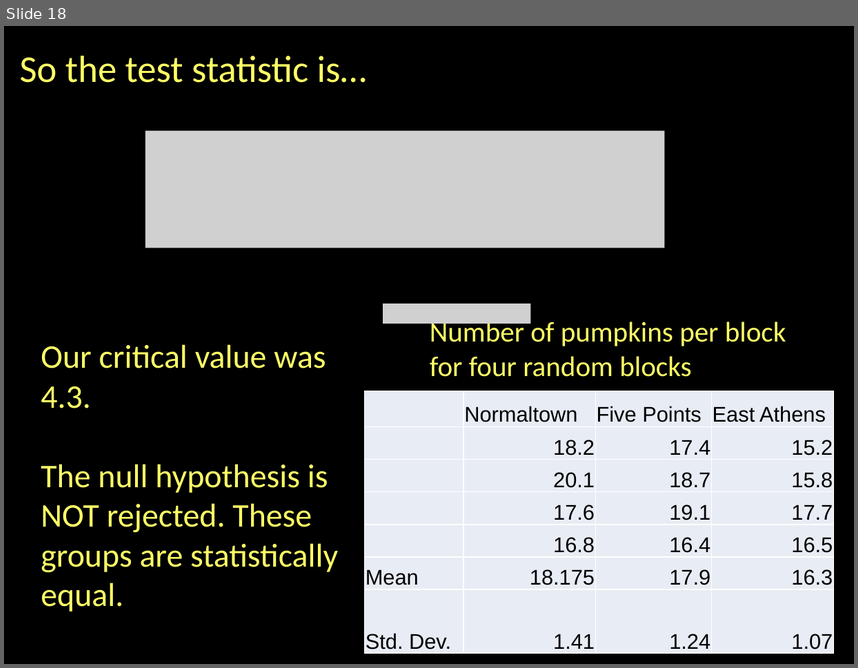
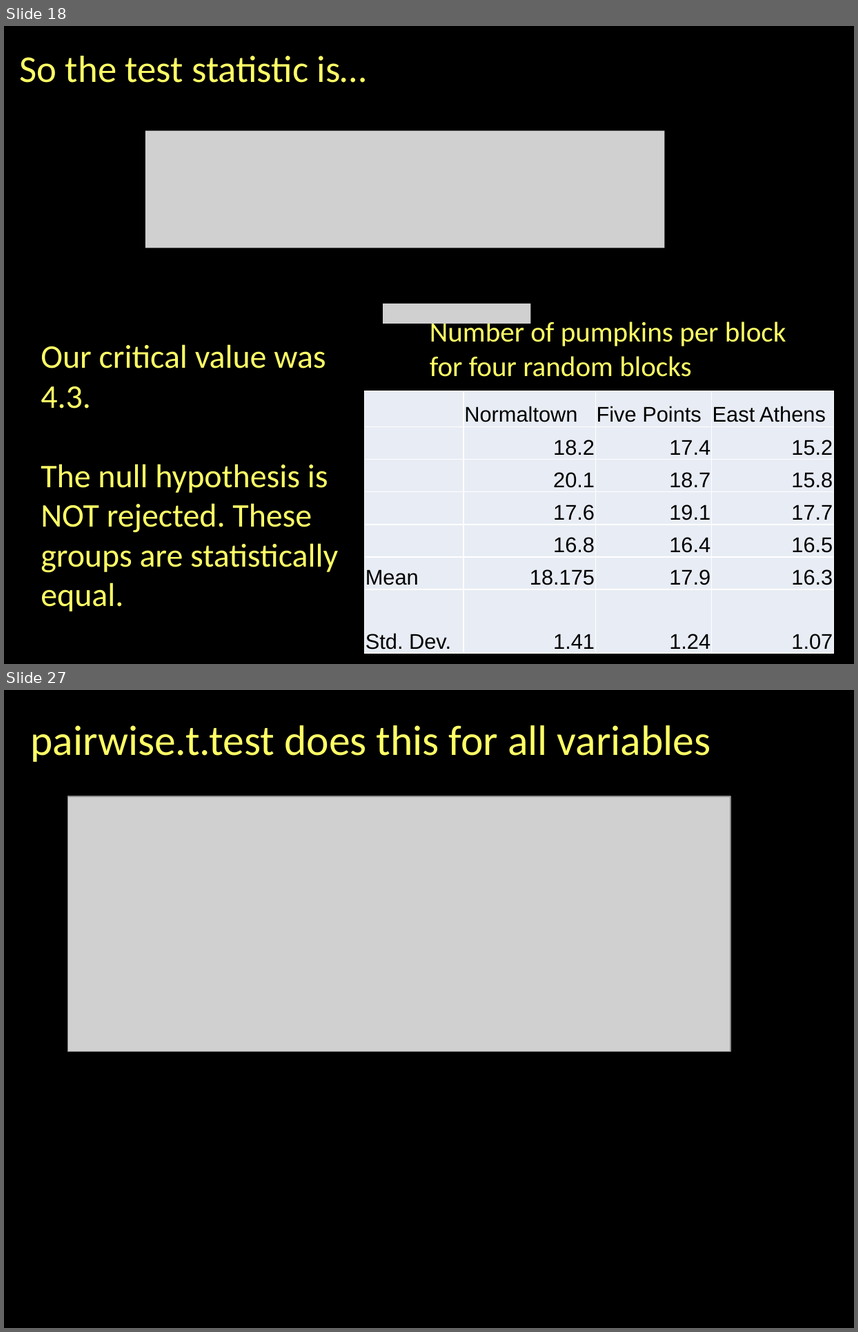
Before and after one commit to jshannon75/geog4300, a slide deck: slides/geog4300_f19_L12-1 ANOVA.pptx. Shown one above the other, each under a label of ours: slide 18 before the commit, slides 18 and 27 after it; the slides between them are not shown. The pictures are 858x668 and 858x1332 pixels, drawn with LibreOffice and Linux fonts; fonts in the diff are those of the drawing; grey boxes stand for pictures. Boxes give left, top, right and bottom in pixels: in the first picture for what was removed or moved away, otherwise in the second. Text is boxed around its words. In the diff, an @@ line names an element or a change of style, - is before the commit and + after.

```diff
--- a/slides/geog4300_f19_L12-1 ANOVA.pptx
+++ b/slides/geog4300_f19_L12-1 ANOVA.pptx
@@ slide 27 added at (4, 690, 854, 1328), background #000000 @@
@@ text added at (30, 725, 711, 762), 36 pt, text #FFFF66 @@
+pairwise.t.test does this for all variables
@@ picture added at (67, 796, 731, 1052) @@
```
Also in this commit, not shown: 1 slide changed, 16 other slides added, 6 other files.
